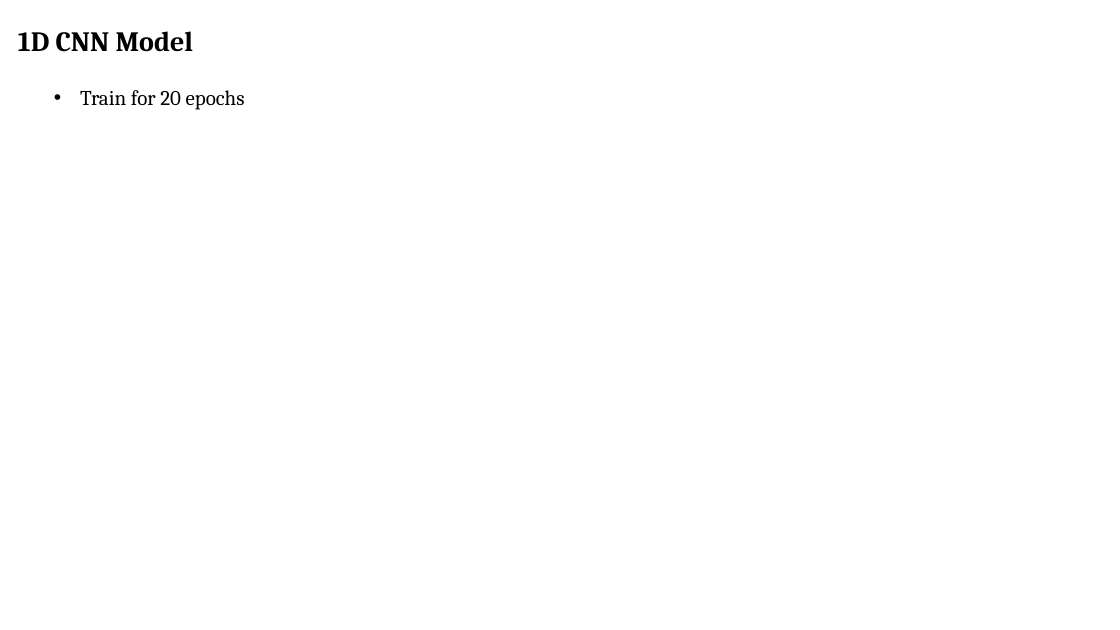
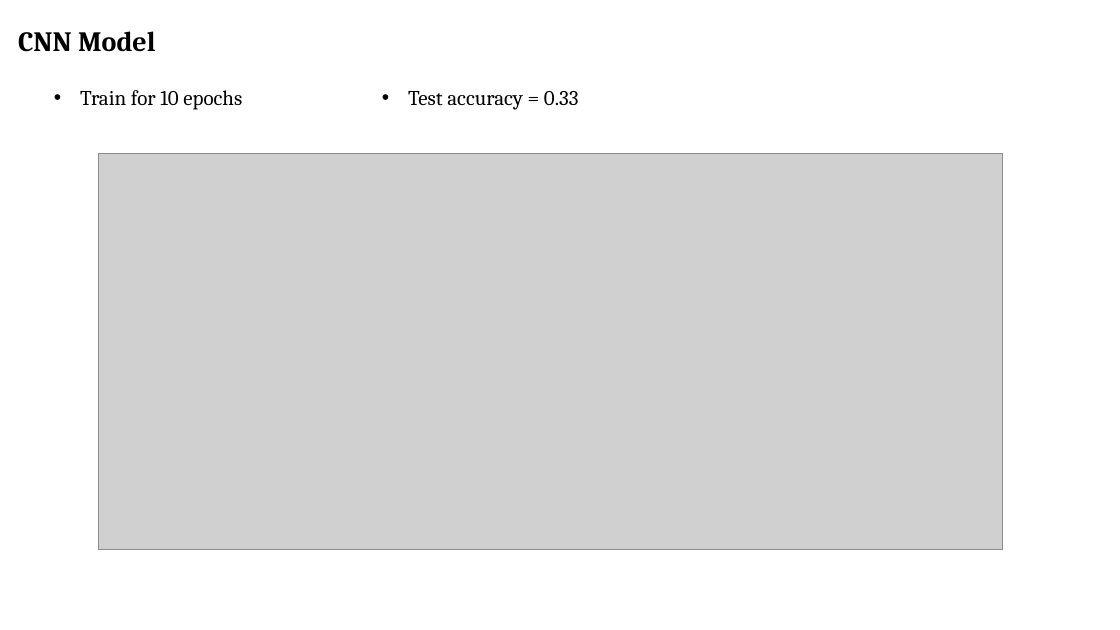
Before and after one commit to AtishayJain-AJ/MIMIC-Rare, a slide deck: slide 3 of Exp_Result.pptx. Drawn at 1120x630 pixels with LibreOffice and Linux fonts; fonts in the diff are those of the drawing; grey boxes stand for pictures. Boxes give left, top, right and bottom in pixels: in the first picture for what was removed or moved away, otherwise in the second. Text is boxed around its words. In the diff, an @@ line names an element or a change of style, - is before the commit and + after.

Commit message:
Complete the CNN model for multi-modal learning.

```diff
--- a/Exp_Result.pptx
+++ b/Exp_Result.pptx
@@ text at (18,31,156,52): text changed @@
-1D CNN Model
+CNN Model
@@ text at (80,90,242,110): text changed @@
-• Train for 20 epochs
+• Train for 10 epochs
@@ text added at (408,91,579,110), 18 pt, text #000000 @@
+• Test accuracy = 0.33
@@ picture added at (98,154,1002,549) @@
```
Also in this commit, not shown: 2 other slides changed, 4 other files.
